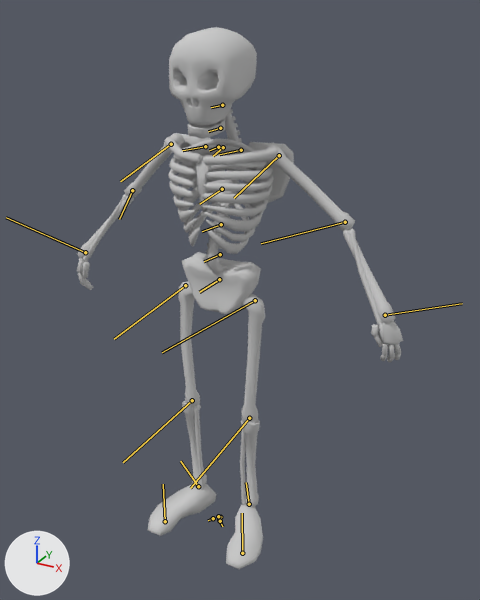
One commit to the FBX model Source/idle.FBX: the scene before it, then after it.
The view is the same before and after, from a 50 mm camera at (1.149, -1.911, 1.981) aimed at (0.077, 0.038, 1.007). The lights are fixed; the arrows at lower left show +X, +Y and +Z. Both versions are drawn at frame 2 of the action 'Take 001'; the numbers are the values there. The bones that bend it are drawn over the model as lines.

In view in the first picture: 'mesh_body', 'mesh_head', 'mesh_left_arm', 'mesh_left_leg', 'mesh_right_arm', 'mesh_right_leg'.
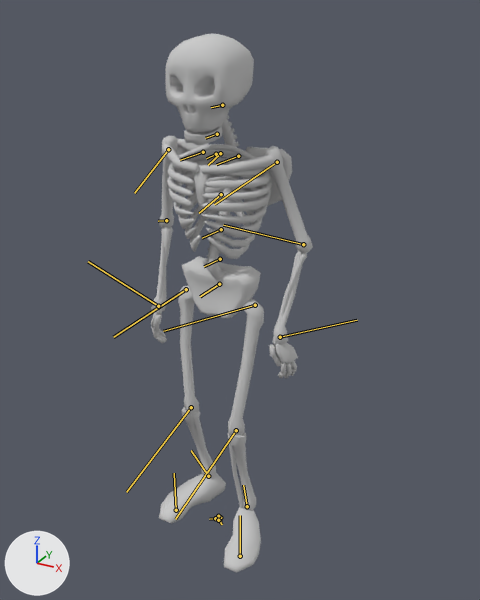
The change, as JSON lines over the scene's bpy script:
```json
{"block": "bone_base_humanpelvis", "where": "bone_base_humanpelvis = bpy.data.objects['Armature'].pose.bones['Base HumanPelvis']"}
{"op": "set", "path": "bone_base_humanpelvis.location", "old": "(0.0, 0.0, 0.0)", "new": "(-0.7, 0.0, 0.0)"}
{"block": "bone_base_humanlthigh", "where": "bone_base_humanlthigh = bpy.data.objects['Armature'].pose.bones['Base HumanLThigh']  # child of 'Base HumanPelvis'"}
{"op": "set", "path": "bone_base_humanlthigh.rotation_quaternion", "old": "(1.0, 0.0, 0.0, 0.0)", "new": "(0.996, 0.0, -0.002, 0.089)", "note": "degrees (0, 0, 0) -> degrees (0, 0, 10)"}
{"block": "bone_base_humanlcalf", "where": "bone_base_humanlcalf = bpy.data.objects['Armature'].pose.bones['Base HumanLCalf']  # child of 'Base HumanLThigh'"}
{"op": "set", "path": "bone_base_humanlcalf.rotation_quaternion", "old": "(1.0, 0.0, 0.0, 0.0)", "new": "(0.986, 0.0, 0.028, -0.167)", "note": "degrees (0, 0, 0) -> degrees (-1, 3, -19)"}
{"block": "bone_base_humanlfoot", "where": "bone_base_humanlfoot = bpy.data.objects['Armature'].pose.bones['Base HumanLFoot']  # child of 'Base HumanLCalf'"}
{"op": "set", "path": "bone_base_humanlfoot.rotation_quaternion", "old": "(1.0, 0.0, 0.0, 0.0)", "new": "(0.997, -0.036, -0.015, 0.071)", "note": "degrees (0, 0, 0) -> degrees (-4, -1, 8)"}
{"block": "bone_base_humanrthigh", "where": "bone_base_humanrthigh = bpy.data.objects['Armature'].pose.bones['Base HumanRThigh']  # child of 'Base HumanPelvis'"}
{"op": "set", "path": "bone_base_humanrthigh.rotation_quaternion", "old": "(1.0, 0.0, 0.0, 0.0)", "new": "(1.0, 0.001, 0.008, 0.024)", "note": "degrees (0, 0, 0) -> degrees (0, 1, 3)"}
{"block": "bone_base_humanrcalf", "where": "bone_base_humanrcalf = bpy.data.objects['Armature'].pose.bones['Base HumanRCalf']  # child of 'Base HumanRThigh'"}
{"op": "set", "path": "bone_base_humanrcalf.rotation_quaternion", "old": "(1.0, 0.0, 0.0, 0.0)", "new": "(0.989, 0.0, -0.025, -0.143)", "note": "degrees (0, 0, 0) -> degrees (0, -3, -16)"}
{"block": "bone_base_humanrfoot", "where": "bone_base_humanrfoot = bpy.data.objects['Armature'].pose.bones['Base HumanRFoot']  # child of 'Base HumanRCalf'"}
{"op": "set", "path": "bone_base_humanrfoot.rotation_quaternion", "old": "(1.0, 0.0, 0.0, 0.0)", "new": "(0.993, 0.049, 0.019, 0.108)", "note": "degrees (0, 0, 0) -> degrees (6, 2, 13)"}
{"block": "bone_base_humanspine2", "where": "bone_base_humanspine2 = bpy.data.objects['Armature'].pose.bones['Base HumanSpine2']  # child of 'Base HumanSpine1'"}
{"op": "set", "path": "bone_base_humanspine2.rotation_quaternion", "old": "(1.0, 0.0, 0.0, 0.0)", "new": "(1.0, 0.0, 0.0, 0.019)", "note": "degrees (0, 0, 0) -> degrees (0, 0, 2)"}
{"block": "bone_base_humanspine3", "where": "bone_base_humanspine3 = bpy.data.objects['Armature'].pose.bones['Base HumanSpine3']  # child of 'Base HumanSpine2'"}
{"op": "set", "path": "bone_base_humanspine3.rotation_quaternion", "old": "(1.0, 0.0, 0.0, 0.0)", "new": "(1.0, 0.0, 0.0, 0.018)", "note": "degrees (0, 0, 0) -> degrees (0, 0, 2)"}
{"block": "bone_base_humanlupperarm", "where": "bone_base_humanlupperarm = bpy.data.objects['Armature'].pose.bones['Base HumanLUpperarm']  # child of 'Base HumanLCollarbone'"}
{"op": "set", "path": "bone_base_humanlupperarm.rotation_quaternion", "old": "(1.0, 0.0, 0.0, 0.0)", "new": "(0.959, 0.074, -0.264, 0.074)", "note": "degrees (0, 0, 0) -> degrees (7, -31, 7)"}
{"block": "bone_base_humanlforearm", "where": "bone_base_humanlforearm = bpy.data.objects['Armature'].pose.bones['Base HumanLForearm']  # child of 'Base HumanLUpperarm'"}
{"op": "set", "path": "bone_base_humanlforearm.rotation_quaternion", "old": "(1.0, 0.0, 0.0, 0.0)", "new": "(0.995, 0.0, 0.0, 0.098)", "note": "degrees (0, 0, 0) -> degrees (0, 0, 11)"}
{"block": "bone_base_humanlpalm", "where": "bone_base_humanlpalm = bpy.data.objects['Armature'].pose.bones['Base HumanLPalm']  # child of 'Base HumanLForearm'"}
{"op": "set", "path": "bone_base_humanlpalm.rotation_quaternion", "old": "(1.0, 0.0, 0.0, -0.001)", "new": "(0.917, -0.157, 0.234, 0.282)", "note": "degrees (0, 0, 0) -> degrees (-10, 31, 31)"}
{"block": "bone_base_humanrupperarm", "where": "bone_base_humanrupperarm = bpy.data.objects['Armature'].pose.bones['Base HumanRUpperarm']  # child of 'Base HumanRCollarbone'"}
{"op": "set", "path": "bone_base_humanrupperarm.rotation_quaternion", "old": "(1.0, 0.0, 0.0, 0.0)", "new": "(0.956, -0.073, 0.277, 0.064)", "note": "degrees (0, 0, 0) -> degrees (-7, 33, 6)"}
{"block": "bone_base_humanrforearm", "where": "bone_base_humanrforearm = bpy.data.objects['Armature'].pose.bones['Base HumanRForearm']  # child of 'Base HumanRUpperarm'"}
{"op": "set", "path": "bone_base_humanrforearm.rotation_quaternion", "old": "(1.0, 0.0, 0.0, 0.0)", "new": "(0.998, 0.0, 0.0, 0.065)", "note": "degrees (0, 0, 0) -> degrees (0, 0, 8)"}
{"block": "bone_base_humanrpalm", "where": "bone_base_humanrpalm = bpy.data.objects['Armature'].pose.bones['Base HumanRPalm']  # child of 'Base HumanRForearm'"}
{"op": "set", "path": "bone_base_humanrpalm.rotation_quaternion", "old": "(1.0, 0.0, 0.0, 0.001)", "new": "(0.925, 0.162, -0.191, 0.287)", "note": "degrees (0, 0, 0) -> degrees (12, -27, 32)"}
{"block": "bone_base_humanneck", "where": "bone_base_humanneck = bpy.data.objects['Armature'].pose.bones['Base HumanNeck']  # child of 'Base HumanRibcage'"}
{"op": "set", "path": "bone_base_humanneck.location", "old": "(0.0, 0.0, 0.0)", "new": "(0.4, -0.9, 0.0)"}
{"op": "set", "path": "bone_base_humanneck.rotation_quaternion", "old": "(1.0, 0.0, 0.0, 0.0)", "new": "(0.999, 0.0, 0.0, -0.044)", "note": "degrees (0, 0, 0) -> degrees (0, 0, -5)"}
{"block": "bone_base_humanhead", "where": "bone_base_humanhead = bpy.data.objects['Armature'].pose.bones['Base HumanHead']  # child of 'Base HumanNeck'"}
{"op": "set", "path": "bone_base_humanhead.location", "old": "(0.0, 0.0, 0.0)", "new": "(-0.7, 0.8, 0.0)"}
```

Location of each change, (x1, y1, x2, y2) in pixels of the pictures (480 x 600 px):
```json
{"object": "mesh_body", "change": "posed", "before": [165, 109, 294, 314], "after": [162, 115, 292, 318]}
{"object": "mesh_head", "change": "posed", "before": [169, 27, 257, 139], "after": [165, 34, 254, 145]}
{"object": "mesh_left_arm", "change": "posed", "before": [265, 142, 403, 362], "after": [263, 146, 313, 379], "on screen": "63% narrower"}
{"object": "mesh_left_leg", "change": "posed", "before": [226, 294, 265, 569], "after": [224, 299, 264, 573]}
{"object": "mesh_right_leg", "change": "posed", "before": [148, 282, 217, 536], "after": [159, 286, 226, 524], "on screen": "6% shorter"}
{"object": "mesh_right_arm", "change": "posed", "before": [77, 133, 184, 290], "after": [151, 136, 178, 343], "on screen": "74% narrower, 32% taller"}
{"bone": "Base HumanPelvis", "before": "(219, 279) to (199, 292)", "after": "(219, 284) to (200, 296)"}
{"bone": "Base HumanLThigh", "before": "(255, 300) to (162, 352)", "after": "(255, 305) to (163, 331)"}
{"bone": "Base HumanLCalf", "before": "(249, 418) to (190, 488)", "after": "(236, 430) to (175, 519)"}
{"bone": "Base HumanLFoot", "before": "(249, 504) to (246, 482)", "after": "(247, 506) to (243, 485)"}
{"bone": "Base HumanRThigh", "before": "(185, 285) to (114, 339)", "after": "(186, 289) to (113, 337)"}
{"bone": "Base HumanRCalf", "before": "(192, 400) to (123, 462)", "after": "(191, 407) to (126, 492)"}
{"bone": "Base HumanRFoot", "before": "(198, 486) to (180, 461)", "after": "(208, 476) to (191, 450)"}
{"bone": "Base HumanSpine2", "before": "(221, 224) to (202, 231)", "after": "(221, 229) to (202, 238)"}
{"bone": "Base HumanSpine3", "before": "(222, 189) to (199, 204)", "after": "(221, 194) to (199, 213)"}
{"bone": "Base HumanLUpperarm", "before": "(279, 155) to (234, 198)", "after": "(277, 162) to (214, 204)"}
{"bone": "Base HumanLForearm", "before": "(345, 222) to (261, 243)", "after": "(303, 244) to (223, 225)"}
{"bone": "Base HumanLPalm", "before": "(385, 315) to (462, 303)", "after": "(280, 337) to (357, 320)"}
{"bone": "Base HumanRUpperarm", "before": "(171, 144) to (120, 181)", "after": "(168, 149) to (134, 193)"}
{"bone": "Base HumanRForearm", "before": "(132, 190) to (119, 219)", "after": "(166, 220) to (158, 221)"}
{"bone": "Base HumanRPalm", "before": "(85, 252) to (6, 217)", "after": "(158, 306) to (88, 261)"}
{"bone": "Base HumanNeck", "before": "(223, 147) to (213, 156)", "after": "(220, 153) to (208, 165)"}
{"bone": "Base HumanHead", "before": "(220, 128) to (208, 131)", "after": "(217, 134) to (205, 138)"}
```
